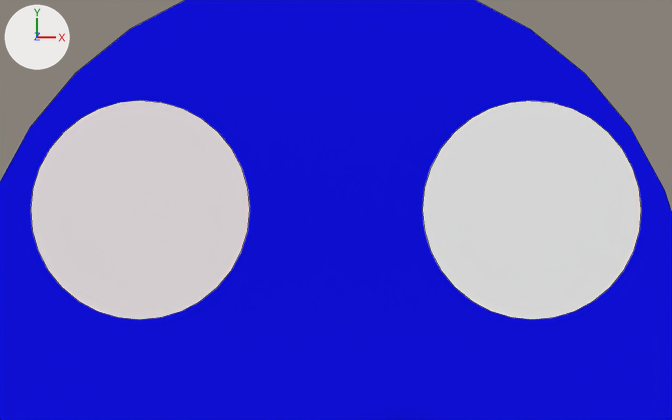
An edit to the Blender file manipular_historia/obj_3d_usados/rosto.blend, drawn before and after from the same camera.
Camera for both pictures: a 50 mm camera at (0.008, 0.165, 1.895) aimed at (0.011, 0.222, 0.5). Arrows for +X, +Y and +Z are at upper left; the lights stay in place. Mesh edges are drawn as thin lines.

Names of what the first picture shows: 'Olho.001', 'Olho.002', 'Rosto.001'.
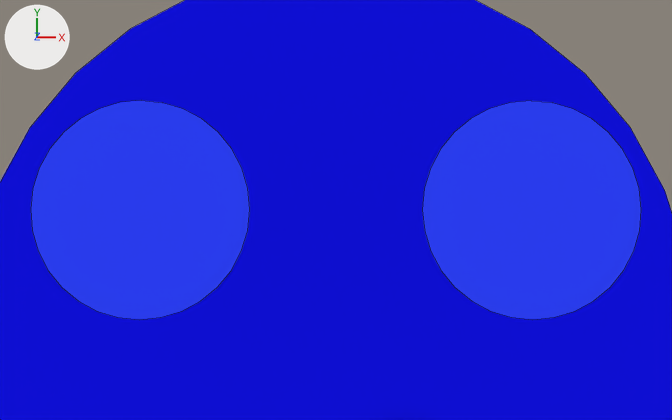
What differs and where, as boxes (x1, y1, x2, y2) in the pictures (672 x 420 px):
'Olho.001', recoloured (white to blue)
    both: (31, 100, 250, 320)
'Olho.002', recoloured (white to blue)
    both: (422, 101, 641, 319)

The edits, one by one:
Material 'Olho' (mat_olho) is new.
Its base color is (0.0273, 0.0545, 1.0) (blue #2e42ff).
me_círculo_002 has 32 vertices, 1 face and spans x -1.0..1.0, y -1.0..1.0, z 0.0.
me_círculo_002 now uses material mat_olho (blue #2e42ff).
me_círculo_001 has 32 vertices, 1 face and spans x -1.0..1.0, y -1.0..1.0, z 0.0.
me_círculo_001 no longer uses material mat_cor_olho (white #e7e0e3).
me_círculo_001 now uses material mat_olho (blue #2e42ff).
